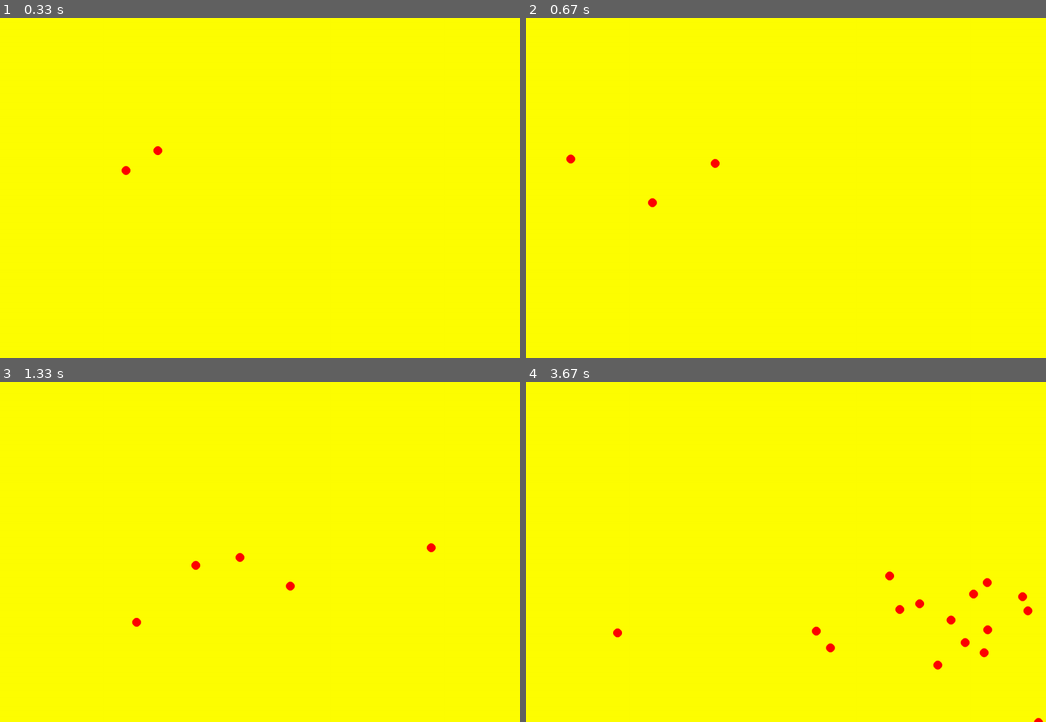
Above: before the commit, frames 1-4 (two rows, left to right).
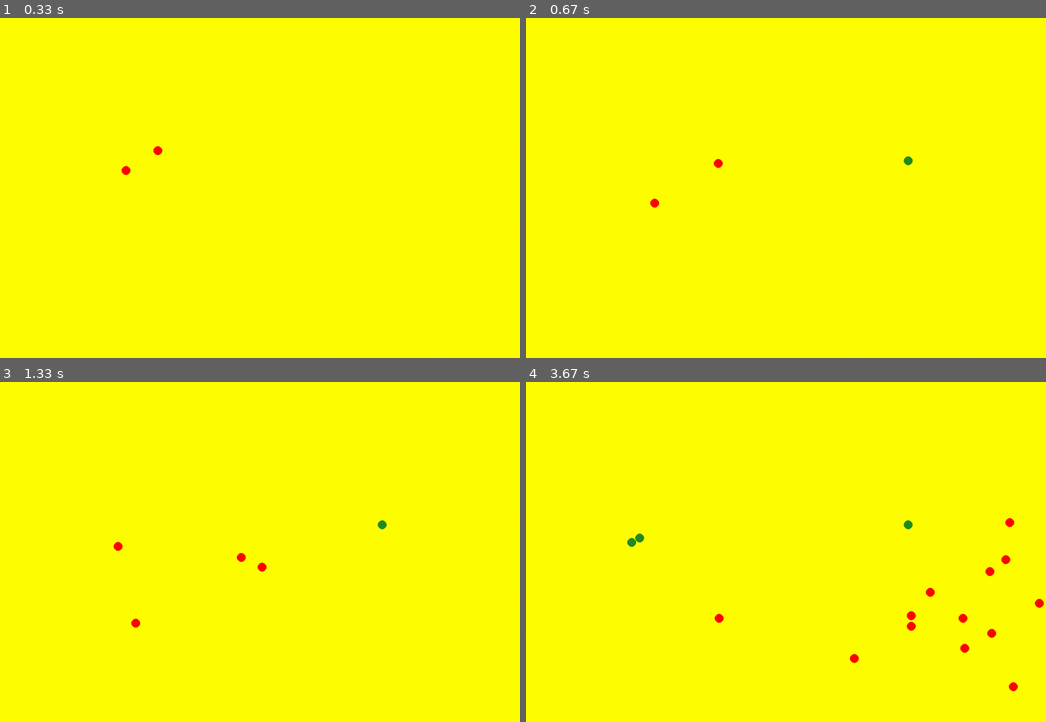
Above: after the commit, the same moments.

Repository: ThiloK1410/boids_pygame
Game: pygame game, started from main.py
Two runs of this game, one before a commit and one after it. Both use one fixed random seed, a clock stepped at 60 frames per second and the inputs below.
Inputs:
- Up to frame 1 (0.33 s): no input
- Up to frame 2 (0.67 s): tap B at 0.33 s
- Up to frame 3 (1.33 s): tap Space at 0.67, 1.07 s
- Up to frame 4 (3.67 s): tap Space at 1.37, 1.57, 1.9, 2.2, 2.4, 2.7, 2.97, 3.3, 3.6 s; tap B at 1.98, 3.38 s

Frame 1 is identical in both runs. In frame 2, 0.1% of the frame differs, in the area x 7-75%, y 40-56%; in frame 3, 0.3%; in frame 4, 1.2%, in the area x 16-100%, y 39-100%.

Commit message:
added Food function with only basic content

Diff:
--- a/Circle.py
+++ b/Circle.py
@@ -1,5 +1,6 @@
 from Actor import Actor
 import pygame
+import vector_manipulation as vec
 
 
 class Circle(Actor):
@@ -13,12 +14,11 @@
 
     @classmethod
     def update_avg_pos(cls):
-        sum_pos = [0.0, 0.0]
-        for circle in cls.kin:
-            sum_pos[0] += circle.pos[0]
-            sum_pos[1] += circle.pos[1]
-        cls.avg_pos[0] = sum_pos[0] / len(cls.kin)
-        cls.avg_pos[1] = sum_pos[1] / len(cls.kin)
+        kin_pos = []
+        for i, circle in enumerate(cls.kin):
+            kin_pos.append(circle.pos)
+        sum_pos = vec.add(kin_pos)
+        cls.avg_pos = vec.divide(sum_pos, len(kin_pos))
 
     def on_draw(self):
         pygame.draw.circle(self.my_surface, self.color, self.pos, self.size[0]/2)
--- /dev/null
+++ b/Food.py
@@ -0,0 +1,16 @@
+import pygame
+from Actor import Actor
+import vector_manipulation as vec
+
+class Food(Actor):
+    def __init__(self, surface, x, y):
+        sz, dx, dy = 20, 0, 0
+        Actor.__init__(self, surface, x, y, sz, dx, dy)
+        self.color = (34, 139, 34)
+
+    def on_draw(self):
+        pygame.draw.circle(self.my_surface, self.color, self.pos, self.size[0]/2)
+
+    def move(self):     # Food will be able to move but only when forced
+        self.pos = vec.add([self.pos, self.mov])
+        self.mov = [0.0, 0.0]
--- a/main.py
+++ b/main.py
@@ -2,6 +2,7 @@
 import pygame
 from pygame.locals import *
 from Circle import *
+from Food import *
 
 
 class App:
@@ -24,8 +25,12 @@
         if event.type == pygame.QUIT:
             self._running = False
         if event.type == pygame.KEYDOWN:
-            ran_pos = [random.randint(0, self.size[0]), random.randint(0, self.size[1])]
-            self.actors.append(Circle(self._display_surf, ran_pos[0], ran_pos[1], 8, 4))
+            if event.key == pygame.K_SPACE:
+                ran_pos = [random.randint(0, self.size[0]), random.randint(0, self.size[1])]
+                self.actors.append(Circle(self._display_surf, *ran_pos, 8, 4))
+            if event.key == pygame.K_b:
+                ran_pos = [random.randint(0, self.size[0]), random.randint(0, self.size[1])]
+                self.actors.append(Food(self._display_surf, *ran_pos))
 
     def on_loop(self):
         Circle.update_avg_pos()     # updates average position for Circle Class so flocking is possible
--- a/vector_manipulation.py
+++ b/vector_manipulation.py
@@ -32,6 +32,7 @@
     return temp
 
 
+# the first vector gets subtracted by all others
 def subtract(vectors):
     vec_len = None
     for vector in vectors:
@@ -53,3 +54,10 @@
     for i, x in enumerate(vector):
         temp.append(vector[i] * factor)
     return temp
+
+
+def divide(vector, dividend):
+    temp = []
+    for i, x in enumerate(vector):
+        temp.append(vector[i] / dividend)
+    return temp
